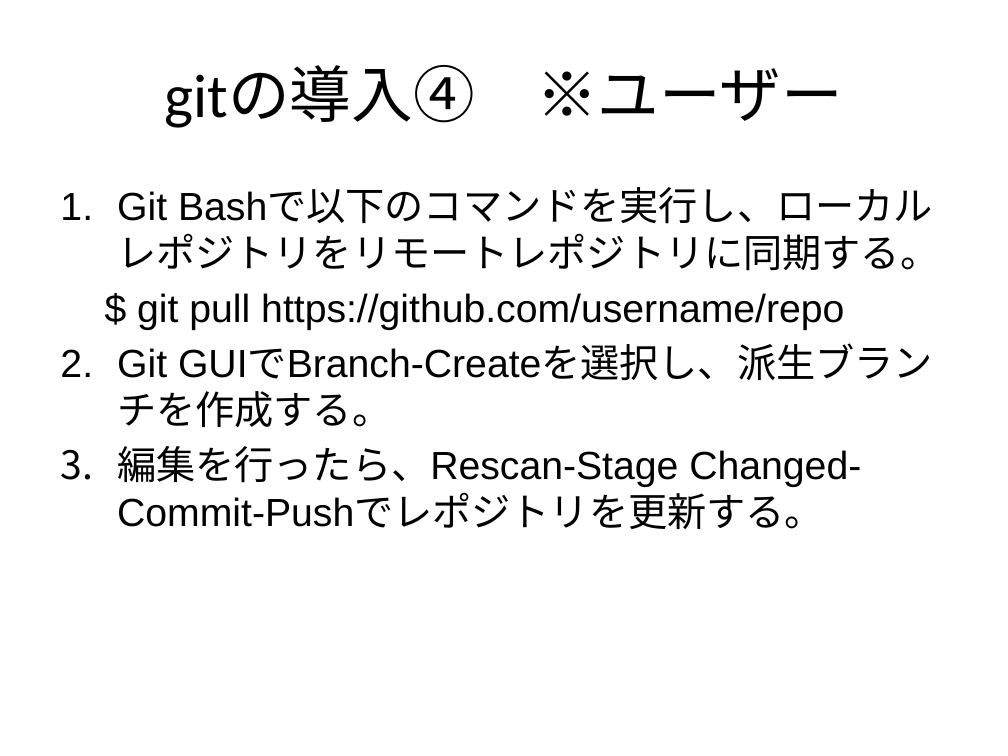
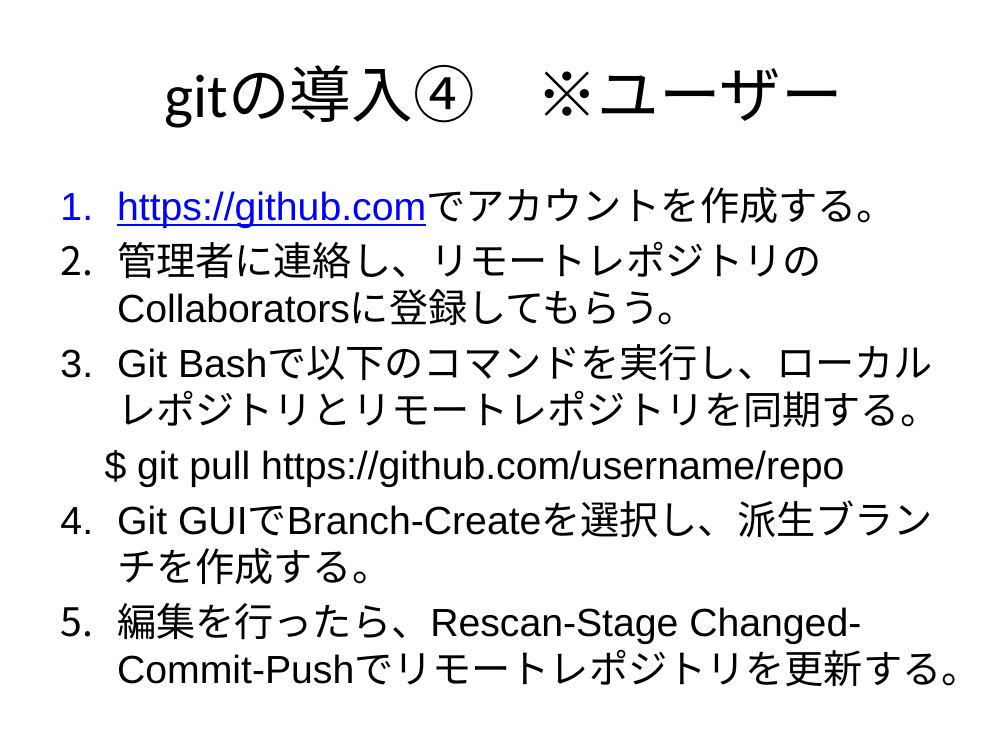
Before and after one commit to RyutaroMayumi/git_research, a slide deck: slide 10 of KK01_git.pptx. Drawn at 1008x756 pixels with LibreOffice and Linux fonts; fonts in the diff are those of the drawing. Boxes give left, top, right and bottom in pixels: in the first picture for what was removed or moved away, otherwise in the second. Text is boxed around its words. In the diff, an @@ line names an element or a change of style, - is before the commit and + after.

```diff
--- a/KK01_git.pptx
+++ b/KK01_git.pptx
@@ text at bbox=[117, 189, 939, 428]: text changed @@
-1. Git Bashで以下のコマンドを実行し、ローカルレポジトリをリモートレポジトリに同期する。
+1. https://github.comでアカウントを作成する。
+2. 管理者に連絡し、リモートレポジトリのCollaboratorsに登録してもらう。
+3. Git Bashで以下のコマンドを実行し、ローカルレポジトリとリモートレポジトリを同期する。
@@ text at bbox=[117, 603, 980, 686]: text changed @@
-3. 編集を行ったら、Rescan-Stage Changed-Commit-Pushでレポジトリを更新する。
+5. 編集を行ったら、Rescan-Stage Changed-Commit-Pushでリモートレポジトリを更新する。
```
Also in this commit, not shown: 1 other slide changed.
